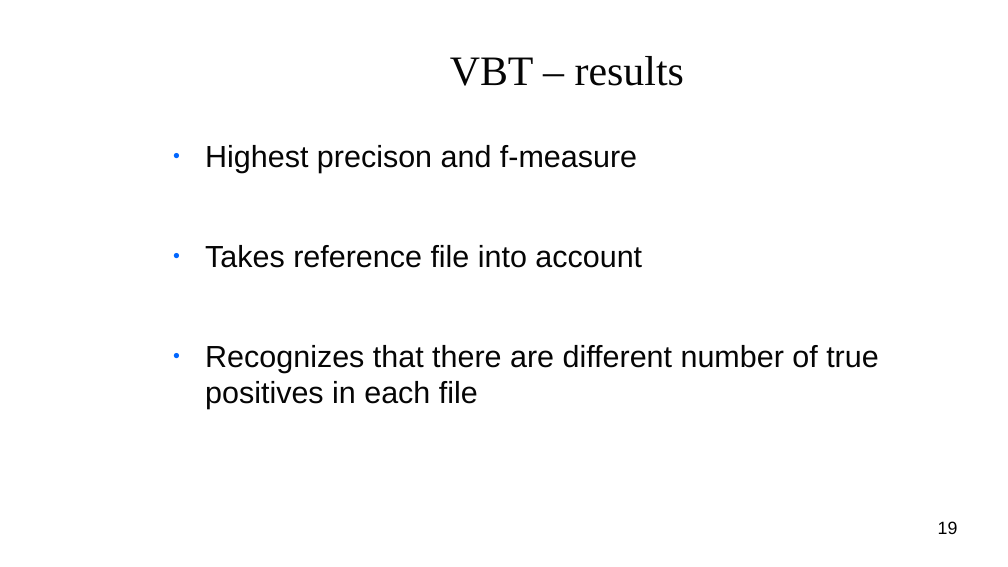
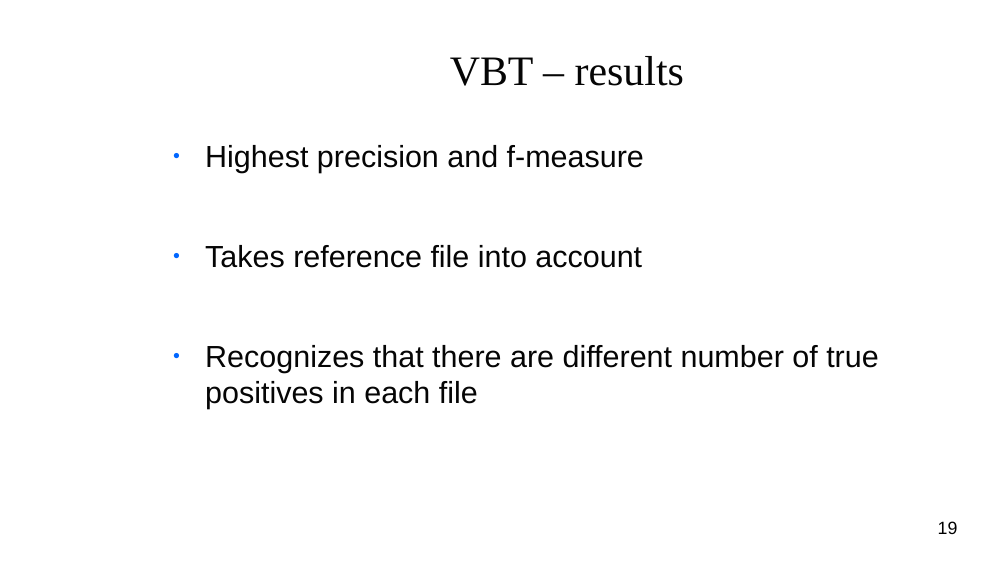
Before and after one commit to Yugo0/GI_Project, a slide deck: slide 19 of GI_Project_presentation.odp. Drawn at 1008x567 pixels with LibreOffice and Linux fonts; fonts in the diff are those of the drawing; background and template pictures are left out. Boxes give left, top, right and bottom in pixels: in the first picture for what was removed or moved away, otherwise in the second. Text is boxed around its words. In the diff, an @@ line names an element or a change of style, - is before the commit and + after.

Commit message:
Fixed spelling errors in presentation

```diff
--- a/GI_Project_presentation.odp
+++ b/GI_Project_presentation.odp
@@ text at [205,145,644,173]: text changed @@
-● Highest precison and f-measure
+● Highest precision and f-measure
```
Also in this commit, not shown: 1 other slide changed.
